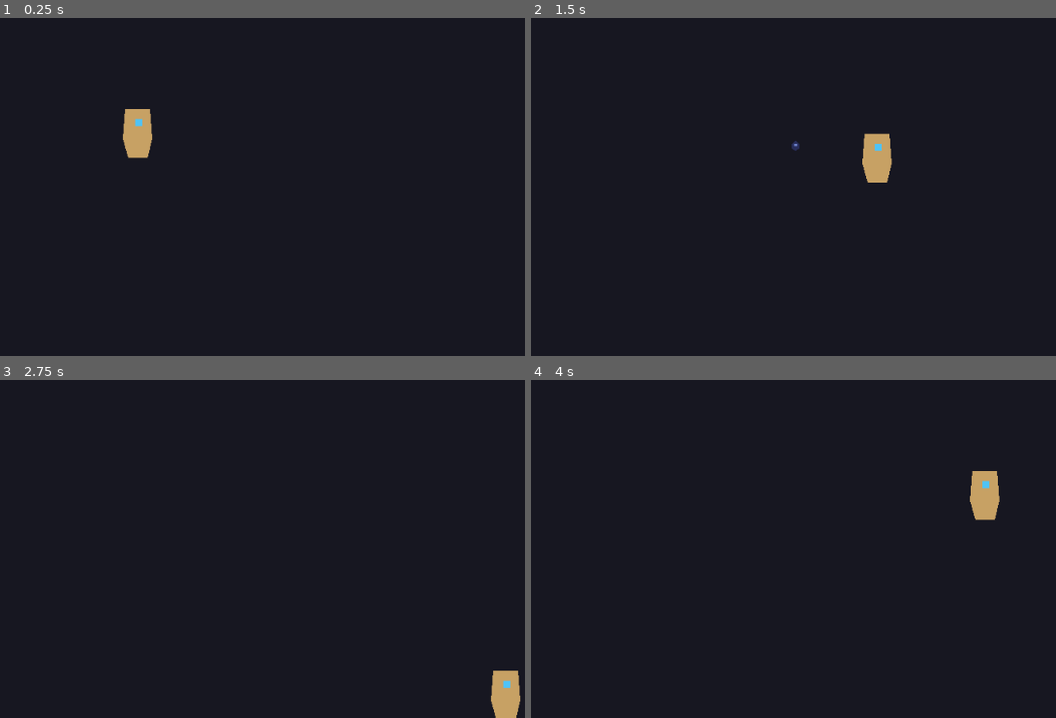
Above: before the commit, frames 1-4 (two rows, left to right).
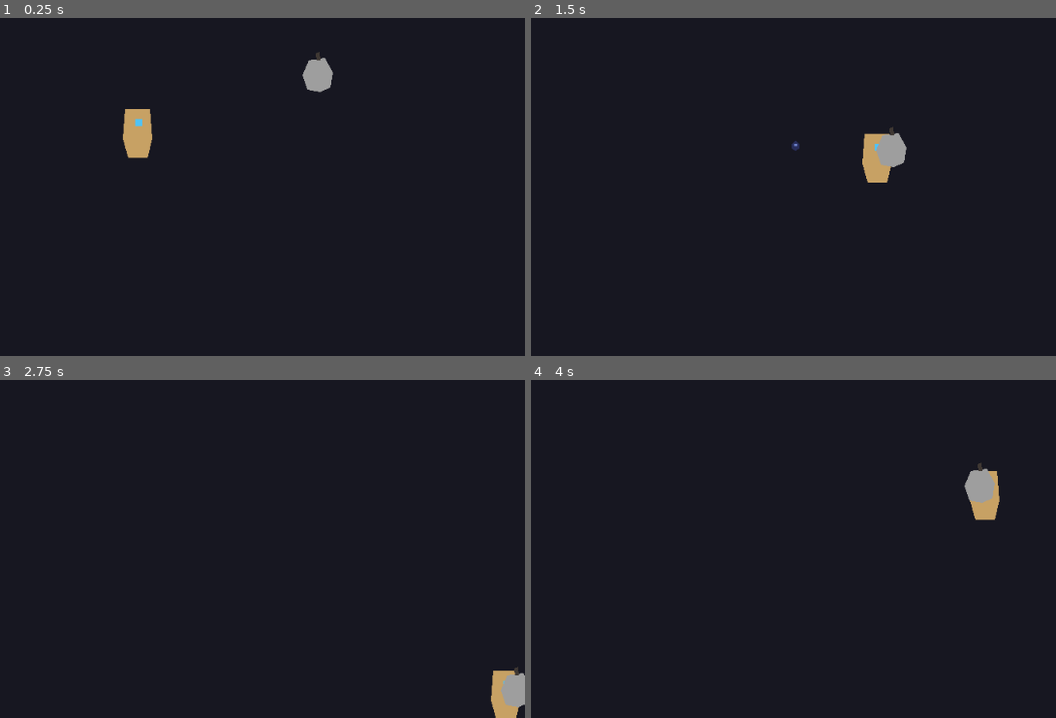
Above: after the commit, the same moments.

Repository: danielespinolagonzalez-ux/Mistveil
Game: Godot game, scene res://scenes/main/main.tscn
Two runs of this game, one before a commit and one after it. Both use one fixed random seed, a clock stepped at 60 frames per second and the inputs below.
Inputs (mouse positions are in pixels of both pictures, inside the frame that each line leads up to):
- Up to frame 1 (0.25 s): no input
- Up to frame 2 (1.5 s): move the mouse to (840, 116) at 0.52 s; hold D (move_right) 0.53-1.28 s; tap E (dragoon) at 0.6 s; move the mouse to (outside the picture) at 1.27 s; hold S (move_down) from 1.28 s (still down); click (outside the picture) at 1.35 s
- Up to frame 3 (2.75 s): move the mouse to (215, 403) at 2.02 s; release S (move_down) at 2.03 s; hold D (move_right) from 2.03 s (still down); tap E (dragoon) at 2.1 s
- Up to frame 4 (4 s): move the mouse to (630, 586) at 2.77 s; release D (move_right) at 2.78 s; hold W (move_up) 2.78-3.53 s; click (630, 586) at 2.85 s; tap Enter at 3.5 s; move the mouse to (898, 565) at 3.52 s; hold A (move_left) from 3.53 s (still down); tap E (dragoon) at 3.6 s

The runs differ from the first frame. In frame 1, 0.5% of the frame differs, in the area x 57-64%, y 10-23%; in frame 2, 0.5%; in frame 3, 0.4%; in frame 4, 0.5%.

Commit message:
feat: enemigo cera_andante data-driven (tarea 1.2)
- Escena Enemy generica: stats, comportamiento y color de elemento desde enemigos.json
- Comportamiento chase; muerte emite EventBus.enemy_died y libera el nodo
- Tear pasa a heredar de HitboxComponent y lleva el dano en tear_fired
- tests/test_enemy.tscn (7 checks) y smoke test actualizado

Co-Authored-By: Claude Fable 5 <noreply@anthropic.com>
Claude-Session: https://claude.ai/code/session_01SbmgetzbNcFosjFKdYJBz4

Diff:
--- /dev/null
+++ b/scenes/enemies/enemy.tscn
@@ -0,0 +1,47 @@
+[gd_scene load_steps=6 format=3]
+
+[ext_resource type="Script" path="res://scripts/entities/enemy.gd" id="1_enemy"]
+[ext_resource type="Script" path="res://scripts/components/health_component.gd" id="2_health"]
+[ext_resource type="Script" path="res://scripts/components/hurtbox_component.gd" id="3_hurtbox"]
+[ext_resource type="Script" path="res://scripts/components/hitbox_component.gd" id="4_hitbox"]
+
+[sub_resource type="CircleShape2D" id="shape_body"]
+radius = 10.0
+
+[sub_resource type="CircleShape2D" id="shape_boxes"]
+radius = 12.0
+
+[node name="Enemy" type="CharacterBody2D" groups=["enemies"]]
+collision_layer = 4
+collision_mask = 3
+script = ExtResource("1_enemy")
+
+[node name="CollisionShape2D" type="CollisionShape2D" parent="."]
+shape = SubResource("shape_body")
+
+[node name="Placeholder" type="Polygon2D" parent="."]
+color = Color(0.62, 0.62, 0.62, 1)
+polygon = PackedVector2Array(-8, -14, 6, -16, 12, -4, 10, 8, 2, 12, -9, 10, -13, -2)
+
+[node name="Mecha" type="Polygon2D" parent="Placeholder"]
+color = Color(0.25, 0.22, 0.2, 1)
+polygon = PackedVector2Array(-2, -20, 1, -21, 2, -14, -1, -14)
+
+[node name="HealthComponent" type="Node" parent="."]
+script = ExtResource("2_health")
+
+[node name="HurtboxComponent" type="Area2D" parent="."]
+collision_layer = 64
+collision_mask = 8
+script = ExtResource("3_hurtbox")
+
+[node name="CollisionShape2D" type="CollisionShape2D" parent="HurtboxComponent"]
+shape = SubResource("shape_boxes")
+
+[node name="HitboxComponent" type="Area2D" parent="."]
+collision_layer = 16
+collision_mask = 32
+script = ExtResource("4_hitbox")
+
+[node name="CollisionShape2D" type="CollisionShape2D" parent="HitboxComponent"]
+shape = SubResource("shape_boxes")
--- a/scenes/main/main.tscn
+++ b/scenes/main/main.tscn
@@ -1,7 +1,8 @@
-[gd_scene load_steps=3 format=3]
+[gd_scene load_steps=4 format=3]
 
 [ext_resource type="PackedScene" path="res://scenes/player/player.tscn" id="1_player"]
 [ext_resource type="Script" path="res://scripts/systems/tear_pool.gd" id="2_tear_pool"]
+[ext_resource type="PackedScene" path="res://scenes/enemies/enemy.tscn" id="3_enemy"]
 
 [node name="Main" type="Node2D"]
 
@@ -15,3 +16,6 @@
 
 [node name="Player" parent="." instance=ExtResource("1_player")]
 position = Vector2(320, 180)
+
+[node name="CeraAndante" parent="." instance=ExtResource("3_enemy")]
+position = Vector2(500, 120)
--- a/scenes/player/player.tscn
+++ b/scenes/player/player.tscn
@@ -5,7 +5,9 @@
 [sub_resource type="CircleShape2D" id="shape_body"]
 radius = 9.0
 
-[node name="Player" type="CharacterBody2D"]
+[node name="Player" type="CharacterBody2D" groups=["player"]]
+collision_layer = 2
+collision_mask = 1
 script = ExtResource("1_player")
 
 [node name="CollisionShape2D" type="CollisionShape2D" parent="."]
--- a/scenes/player/tear.tscn
+++ b/scenes/player/tear.tscn
@@ -6,6 +6,8 @@
 radius = 3.0
 
 [node name="Tear" type="Area2D"]
+collision_layer = 8
+collision_mask = 64
 script = ExtResource("1_tear")
 
 [node name="CollisionShape2D" type="CollisionShape2D" parent="."]
--- a/scripts/autoload/event_bus.gd
+++ b/scripts/autoload/event_bus.gd
@@ -8,7 +8,7 @@
 
 # --- Combate ---
 ## El player dispara una lágrima; TearPool escucha y la pone en juego.
-signal tear_fired(origin: Vector2, direction: Vector2, speed: float, range_px: float)
+signal tear_fired(origin: Vector2, direction: Vector2, speed: float, range_px: float, damage: float)
 
 # (Se irán usando a partir de la Fase 1)
 signal enemy_died(enemy: Node)
--- /dev/null
+++ b/scripts/entities/enemy.gd
@@ -0,0 +1,72 @@
+class_name Enemy
+extends CharacterBody2D
+## Enemigo genérico data-driven: toda su definición (hp, velocidad, comportamiento,
+## elemento…) viene de data/enemigos.json vía DataDB. Añadir un enemigo nuevo no
+## debe requerir código salvo comportamientos inéditos (regla de oro nº 3).
+
+## Id de la entrada en enemigos.json (p. ej. "cera_andante").
+@export var enemy_id: String = "cera_andante"
+
+var _speed: float = 0.0
+var _behavior: String = ""
+
+@onready var _health: HealthComponent = $HealthComponent
+@onready var _hurtbox: HurtboxComponent = $HurtboxComponent
+@onready var _hitbox: HitboxComponent = $HitboxComponent
+@onready var _placeholder: Polygon2D = $Placeholder
+
+
+func _ready() -> void:
+	var def: Dictionary = DataDB.enemigos.get(enemy_id, {})
+	if def.is_empty():
+		push_error("Enemy: id desconocido '%s' (no está en enemigos.json)" % enemy_id)
+		queue_free()
+		return
+	# La vida inicial solo se fija al nacer; F5 no debe curar/matar enemigos vivos.
+	_health.max_hp = int(def.get("hp", 1))
+	_health.current_hp = _health.max_hp
+	_refresh_balance()
+	EventBus.data_reloaded.connect(_refresh_balance)
+	_hurtbox.hurt_by.connect(_on_hurt_by)
+	_health.died.connect(_on_died)
+
+
+func _physics_process(_delta: float) -> void:
+	match _behavior:
+		"chase":
+			_chase()
+		_:
+			# Comportamientos turret/wander_bounce/etc. llegan en la tarea 1.4.
+			velocity = Vector2.ZERO
+	move_and_slide()
+
+
+## Persecución en línea recta (cera_andante).
+func _chase() -> void:
+	var player: Node2D = get_tree().get_first_node_in_group("player") as Node2D
+	if player == null:
+		velocity = Vector2.ZERO
+		return
+	velocity = (player.global_position - global_position).normalized() * _speed
+
+
+func _on_hurt_by(hitbox: HitboxComponent) -> void:
+	# Redondeo de la fórmula de daño: entero más cercano, mínimo 1 (combate.md).
+	_health.take_damage(maxi(1, roundi(hitbox.damage)))
+
+
+func _on_died() -> void:
+	EventBus.enemy_died.emit(self)
+	queue_free()
+
+
+func _refresh_balance() -> void:
+	var def: Dictionary = DataDB.enemigos.get(enemy_id, {})
+	if def.is_empty():
+		return
+	_speed = float(def.get("velocidad", 0.0))
+	_behavior = str(def.get("comportamiento", ""))
+	_hitbox.damage = float(def.get("dano_contacto", 0.0))
+	# Placeholder teñido con el color del elemento (regla de legibilidad).
+	var elemento: Dictionary = DataDB.elementos.get(str(def.get("elemento", "neutro")), {})
+	_placeholder.color = Color(str(elemento.get("color", "#9E9E9E")))
--- a/scripts/entities/player.gd
+++ b/scripts/entities/player.gd
@@ -12,6 +12,7 @@
 var _tear_speed: float = 0.0
 var _tear_range_px: float = 0.0
 var _tear_rate_per_s: float = 0.0
+var _tear_damage: float = 0.0
 
 var _shoot_cooldown_s: float = 0.0
 
@@ -45,7 +46,7 @@
 	var aim: Vector2 = _aim_direction(stick_aim)
 	if aim == Vector2.ZERO:
 		return
-	EventBus.tear_fired.emit(global_position + aim * MUZZLE_OFFSET_PX, aim, _tear_speed, _tear_range_px)
+	EventBus.tear_fired.emit(global_position + aim * MUZZLE_OFFSET_PX, aim, _tear_speed, _tear_range_px, _tear_damage)
 	_shoot_cooldown_s = 1.0 / _tear_rate_per_s
 
 
@@ -63,3 +64,4 @@
 	_tear_speed = float(DataDB.get_balance("player.tear_speed"))
 	_tear_range_px = float(DataDB.get_balance("player.tear_range_px"))
 	_tear_rate_per_s = maxf(0.1, float(DataDB.get_balance("player.tear_rate_per_s")))
+	_tear_damage = float(DataDB.get_balance("player.tear_damage"))
--- a/scripts/entities/tear.gd
+++ b/scripts/entities/tear.gd
@@ -1,7 +1,8 @@
 class_name Tear
-extends Area2D
-## Lágrima de tinta — proyectil del player. Vive en un pool: no se libera,
-## se desactiva al agotar su alcance y TearPool la reutiliza.
+extends HitboxComponent
+## Lágrima de tinta — proyectil del player. Es un HitboxComponent móvil: los
+## hurtboxes enemigos la reconocen solos. Vive en un pool: no se libera, se
+## desactiva (por alcance o impacto) y TearPool la reutiliza.
 
 ## Emitida al desactivarse para que el pool la recicle.
 signal expired(tear: Tear)
@@ -13,18 +14,23 @@
 
 
 func _ready() -> void:
+	super._ready()
+	hit_landed.connect(_on_hit_landed)
 	_deactivate_silent()
 
 
 ## Pone la lágrima en juego. Los stats llegan por parámetro (los posee el player).
-func fire(origin: Vector2, direction: Vector2, speed: float, range_px: float) -> void:
+func fire(origin: Vector2, direction: Vector2, speed: float, range_px: float, damage_value: float) -> void:
 	global_position = origin
 	_direction = direction.normalized()
 	_speed = speed
 	_range_px = range_px
+	damage = damage_value
 	_traveled = 0.0
 	visible = true
 	set_physics_process(true)
+	monitoring = true
+	monitorable = true
 
 
 func _physics_process(delta: float) -> void:
@@ -35,6 +41,11 @@
 		_deactivate()
 
 
+func _on_hit_landed(_hurtbox: HurtboxComponent) -> void:
+	# La lágrima se disipa al impactar; el daño lo aplica el dueño del hurtbox.
+	_deactivate()
+
+
 func _deactivate() -> void:
 	_deactivate_silent()
 	expired.emit(self)
@@ -43,3 +54,6 @@
 func _deactivate_silent() -> void:
 	visible = false
 	set_physics_process(false)
+	# set_deferred: puede llegar durante el procesado de física (area_entered).
+	set_deferred("monitoring", false)
+	set_deferred("monitorable", false)
--- a/scripts/systems/tear_pool.gd
+++ b/scripts/systems/tear_pool.gd
@@ -12,8 +12,8 @@
 	EventBus.tear_fired.connect(_on_tear_fired)
 
 
-func _on_tear_fired(origin: Vector2, direction: Vector2, speed: float, range_px: float) -> void:
-	_acquire().fire(origin, direction, speed, range_px)
+func _on_tear_fired(origin: Vector2, direction: Vector2, speed: float, range_px: float, damage: float) -> void:
+	_acquire().fire(origin, direction, speed, range_px, damage)
 
 
 func _acquire() -> Tear:
--- /dev/null
+++ b/tests/test_enemy.gd
@@ -0,0 +1,83 @@
+extends Node
+## Test del enemigo data-driven (tarea 1.2). Ejecutar:
+##   godot --headless res://tests/test_enemy.tscn
+## Usa await de frames de física para probar persecución e impactos (justificado: test).
+
+const ENEMY_SCENE: PackedScene = preload("res://scenes/enemies/enemy.tscn")
+
+const LAYER_PLAYER_ATTACK := 1 << 3
+const LAYER_ENEMY_HURT := 1 << 6
+
+var _failures: int = 0
+var _died_events: Array[Node] = []
+
+
+func _ready() -> void:
+	EventBus.enemy_died.connect(func(enemy: Node) -> void: _died_events.append(enemy))
+
+	# Stub del player: al enemigo solo le importa el grupo "player" y la posición.
+	var player_stub := Node2D.new()
+	player_stub.add_to_group("player")
+	player_stub.position = Vector2.ZERO
+	add_child(player_stub)
+
+	var enemy: Enemy = ENEMY_SCENE.instantiate()
+	enemy.enemy_id = "cera_andante"
+	enemy.position = Vector2.ZERO
+	add_child(enemy)
+
+	var health: HealthComponent = enemy.get_node("HealthComponent")
+	var def: Dictionary = DataDB.enemigos["cera_andante"]
+	_check("carga hp desde enemigos.json", health.max_hp == int(def["hp"]))
+	_check("hitbox de contacto con daño del JSON",
+		(enemy.get_node("HitboxComponent") as HitboxComponent).damage == float(def["dano_contacto"]))
+
+	# Daño: un hitbox del bando player solapando su hurtbox (como una lágrima parada).
+	var hitbox := HitboxComponent.new()
+	hitbox.damage = 3.5
+	hitbox.collision_layer = LAYER_PLAYER_ATTACK
+	hitbox.collision_mask = LAYER_ENEMY_HURT
+	var shape := CollisionShape2D.new()
+	var circle := CircleShape2D.new()
+	circle.radius = 30.0
+	shape.shape = circle
+	hitbox.add_child(shape)
+	add_child(hitbox)
+	await get_tree().physics_frame
+	await get_tree().physics_frame
+	# roundi(3.5) = 4 según la fórmula (entero más cercano, mínimo 1).
+	_check("recibe daño redondeado vía hurt_by", health.current_hp == health.max_hp - 4)
+	hitbox.queue_free()
+
+	# Persecución: player lejos a la izquierda → el enemigo debe moverse hacia él.
+	player_stub.position = Vector2(-300, 0)
+	var start_x: float = enemy.position.x
+	for i in 10:
+		await get_tree().physics_frame
+	_check("chase: se mueve hacia el player", enemy.position.x < start_x)
+
+	# Muerte: al llegar a 0 emite enemy_died por EventBus y se libera.
+	health.take_damage(999)
+	_check("al morir emite EventBus.enemy_died", _died_events.size() == 1 and _died_events[0] == enemy)
+	await get_tree().physics_frame
+	_check("al morir se libera de la escena", not is_instance_valid(enemy))
+
+	# Id desconocido: error claro y se autodestruye sin romper la escena.
+	var bad: Enemy = ENEMY_SCENE.instantiate()
+	bad.enemy_id = "no_existe"
+	add_child(bad)
+	await get_tree().physics_frame
+	_check("id desconocido se autodestruye", not is_instance_valid(bad) or bad.is_queued_for_deletion())
+
+	if _failures == 0:
+		print("TEST ENEMY: OK")
+		get_tree().quit(0)
+	else:
+		print("TEST ENEMY: %d fallo(s)" % _failures)
+		get_tree().quit(1)
+
+
+func _check(nombre: String, ok: bool) -> void:
+	print(("  [OK]   " if ok else "  [FALLO] ") + nombre)
+	if not ok:
+		_failures += 1
--- /dev/null
+++ b/tests/test_enemy.tscn
@@ -0,0 +1,6 @@
+[gd_scene load_steps=2 format=3]
+
+[ext_resource type="Script" path="res://tests/test_enemy.gd" id="1_enemy_test"]
+
+[node name="TestEnemy" type="Node"]
+script = ExtResource("1_enemy_test")
--- a/tests/test_smoke.gd
+++ b/tests/test_smoke.gd
@@ -24,9 +24,9 @@
 		var pool: Node = main.get_node_or_null("TearPool")
 		_check("main.tscn contiene un TearPool", pool is TearPool)
 		if pool is TearPool:
-			EventBus.tear_fired.emit(Vector2.ZERO, Vector2.RIGHT, 100.0, 50.0)
+			EventBus.tear_fired.emit(Vector2.ZERO, Vector2.RIGHT, 100.0, 50.0, 1.0)
 			_check("pooling: disparar activa 1 lágrima", (pool as TearPool).total_count() == 1)
-			EventBus.tear_fired.emit(Vector2.ZERO, Vector2.RIGHT, 100.0, 50.0)
+			EventBus.tear_fired.emit(Vector2.ZERO, Vector2.RIGHT, 100.0, 50.0, 1.0)
 			_check("pooling: segundo disparo simultáneo = 2 lágrimas", (pool as TearPool).total_count() == 2)
 
 	if _failures == 0:
Not shown, added: scripts/entities/enemy.gd.uid
Not shown, added: tests/test_enemy.gd.uid
Not shown, changed: ESTADO.md
Not shown, changed: ROADMAP.md
